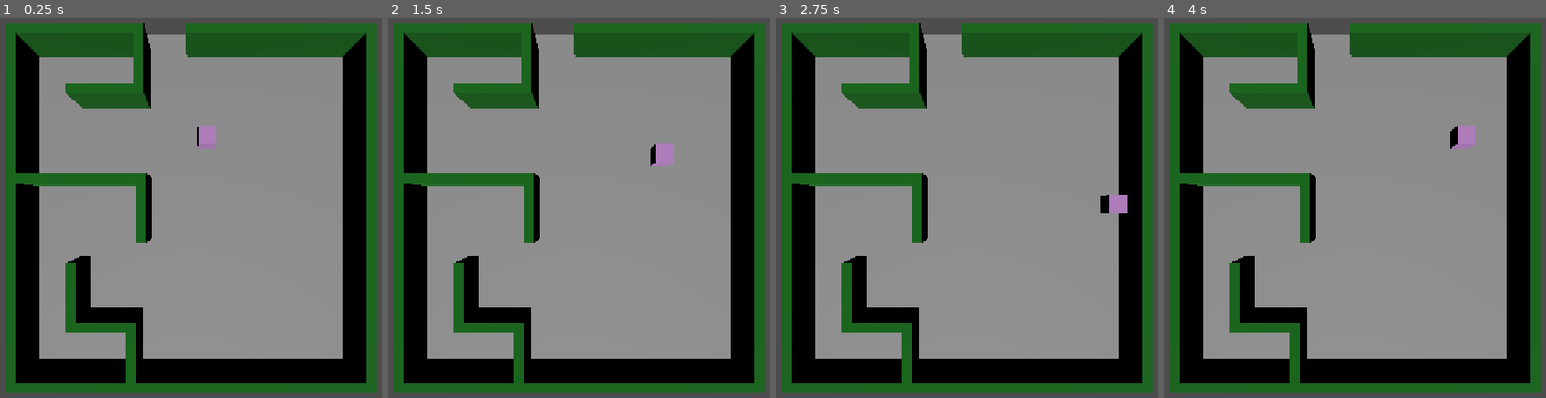
Above: before the commit, frames 1-4 (left to right).
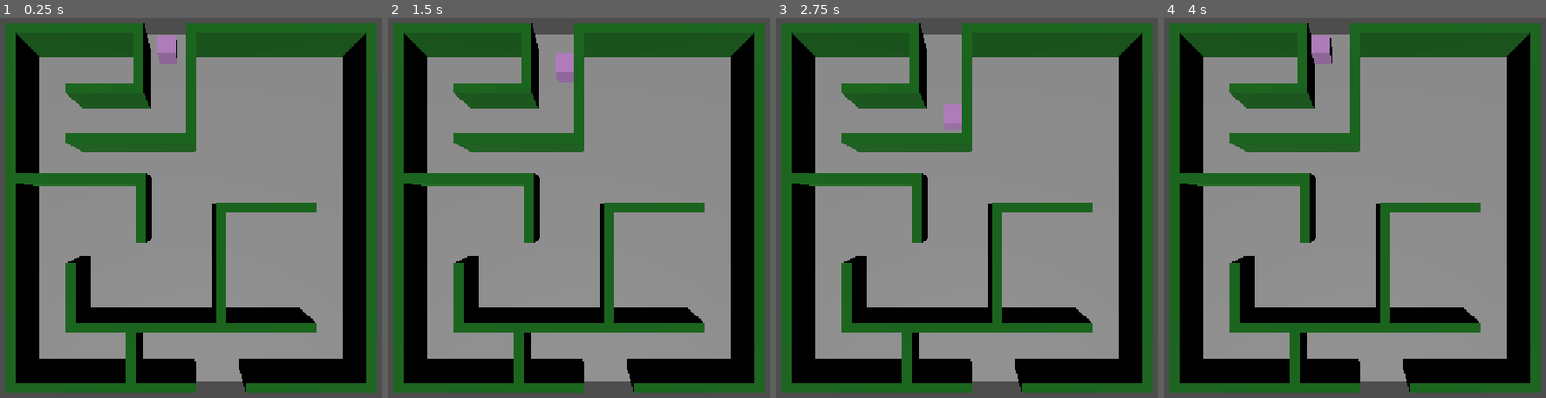
Above: after the commit, the same moments.

Repository: danijmoss/LightMaze
Game: Godot game, scene res://Scenes/main.tscn
Same seed, same stepped clock (60 frames per second), same inputs: the game is played once before the commit and once after it.
Inputs:
- Up to frame 1 (0.25 s): no input
- Up to frame 2 (1.5 s): tap Enter at 0.5 s; hold Right (ui_right) 0.53-1.28 s; hold Down (ui_down) from 1.28 s (still down)
- Up to frame 3 (2.75 s): release Down (ui_down) at 2.03 s; hold Right (ui_right) from 2.03 s (still down)
- Up to frame 4 (4 s): release Right (ui_right) at 2.78 s; hold Up (ui_up) 2.78-3.53 s; hold Left (ui_left) from 3.53 s (still down)

The runs differ from the first frame. In frame 1, 8.5% of the frame differs, in the area x 17-83%, y 4-99%; in frame 2, 8.6%; in frame 3, 8.5%; in frame 4, 8.6%.

Commit message:
Middle Inner Walls Complete

Diff:
--- a/Scenes/main.tscn
+++ b/Scenes/main.tscn
@@ -24,7 +24,7 @@
 metadata/_edit_lock_ = true
 
 [node name="Player" parent="." unique_id=2141546462 instance=ExtResource("1_jjgbg")]
-transform = Transform3D(1, 0, 0, 0, 1, 0, 0, 0, 1, 0.8807068, 1, -3.9400148)
+transform = Transform3D(1, 0, 0, 0, 1, 0, 0, 0, 1, -1.2978935, 1, -8.801184)
 script = ExtResource("2_bo1nx")
 
 [node name="Camera3D" type="Camera3D" parent="." unique_id=1916447182]
@@ -85,9 +85,6 @@
 [node name="BottomMiddle01" parent="Maze/OuterWalls/Bottom" unique_id=1240404987 instance=ExtResource("3_8gbba")]
 transform = Transform3D(1, 0, 0, 0, 1, 0, 0, 0, 1, -1.5, 0.25, 9)
 
-[node name="BottomMiddle02" parent="Maze/OuterWalls/Bottom" unique_id=1448417821 instance=ExtResource("3_8gbba")]
-transform = Transform3D(1, 0, 0, 0, 1, 0, 0, 0, 1, 1.5, 0.25, 9)
-
 [node name="BottomRight01" parent="Maze/OuterWalls/Bottom" unique_id=798713655 instance=ExtResource("3_8gbba")]
 transform = Transform3D(1, 0, 0, 0, 1, 0, 0, 0, 1, 4.5, 0.25, 9)
 
@@ -145,3 +142,42 @@
 
 [node name="Left_Bottom03" parent="Maze/InnerWalls/Left_Bottom" unique_id=1355484459 instance=ExtResource("3_8gbba")]
 transform = Transform3D(-4.371139e-08, 0, 1, 0, 1, 0, -1, 0, -4.371139e-08, -3, 0.25, 7.5)
+
+[node name="Middle_Top" type="Node3D" parent="Maze/InnerWalls" unique_id=211366071]
+
+[node name="Middle_Top01" parent="Maze/InnerWalls/Middle_Top" unique_id=947918057 instance=ExtResource("3_8gbba")]
+transform = Transform3D(-1, 0, -8.742278e-08, 0, 1, 0, 8.742278e-08, 0, -1, -4.5, 0.25, -3.5)
+
+[node name="Middle_Top02" parent="Maze/InnerWalls/Middle_Top" unique_id=2127317334 instance=ExtResource("3_8gbba")]
+transform = Transform3D(-1, 0, -8.742278e-08, 0, 1, 0, 8.742278e-08, 0, -1, -1.5, 0.25, -3.5)
+
+[node name="Middle_Top03" parent="Maze/InnerWalls/Middle_Top" unique_id=2057361327 instance=ExtResource("3_8gbba")]
+transform = Transform3D(-4.371139e-08, 0, 1, 0, 1, 0, -1, 0, -4.371139e-08, 0, 0.25, -5)
+
+[node name="Middle_Top04" parent="Maze/InnerWalls/Middle_Top" unique_id=1532347562 instance=ExtResource("3_8gbba")]
+transform = Transform3D(-4.371139e-08, 0, 1, 0, 1, 0, -1, 0, -4.371139e-08, 0, 0.25, -7.5)
+
+[node name="Middle_Mid" type="Node3D" parent="Maze/InnerWalls" unique_id=1665473174]
+
+[node name="Middle_Mid01" parent="Maze/InnerWalls/Middle_Mid" unique_id=1945381919 instance=ExtResource("3_8gbba")]
+transform = Transform3D(-4.371139e-08, 0, 1, 0, 1, 0, -1, 0, -4.371139e-08, 1.5, 0.25, 4.5)
+
+[node name="Middle_Mid02" parent="Maze/InnerWalls/Middle_Mid" unique_id=540687499 instance=ExtResource("3_8gbba")]
+transform = Transform3D(-4.371139e-08, 0, 1, 0, 1, 0, -1, 0, -4.371139e-08, 1.5, 0.25, 1.5)
+
+[node name="Middle_Mid03" parent="Maze/InnerWalls/Middle_Mid" unique_id=817826253 instance=ExtResource("3_8gbba")]
+transform = Transform3D(1, 0, 0, 0, 1, 0, 0, 0, 1, 3, 0.25, 0)
+
+[node name="Middle_Mid04" parent="Maze/InnerWalls/Middle_Mid" unique_id=1205952933 instance=ExtResource("3_8gbba")]
+transform = Transform3D(1, 0, 0, 0, 1, 0, 0, 0, 1, 4.5, 0.25, 0)
+
+[node name="Middle_Bottom" type="Node3D" parent="Maze/InnerWalls" unique_id=2098688183]
+
+[node name="BottomMiddle01" parent="Maze/InnerWalls/Middle_Bottom" unique_id=1448417821 instance=ExtResource("3_8gbba")]
+transform = Transform3D(1, 0, 0, 0, 1, 0, 0, 0, 1, -1.5, 0.25, 6)
+
+[node name="BottomMiddle02" parent="Maze/InnerWalls/Middle_Bottom" unique_id=530620077 instance=ExtResource("3_8gbba")]
+transform = Transform3D(1, 0, 0, 0, 1, 0, 0, 0, 1, 1.5, 0.25, 6)
+
+[node name="BottomMiddle03" parent="Maze/InnerWalls/Middle_Bottom" unique_id=2095104070 instance=ExtResource("3_8gbba")]
+transform = Transform3D(1, 0, 0, 0, 1, 0, 0, 0, 1, 4.5, 0.25, 6)
